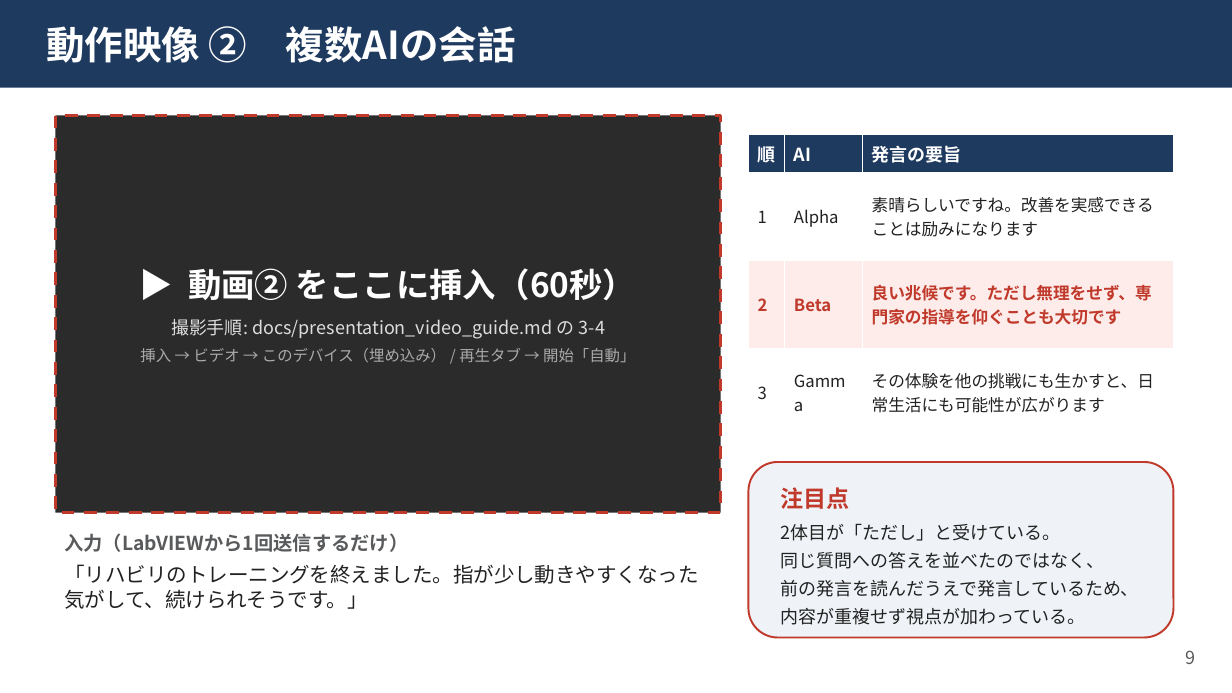
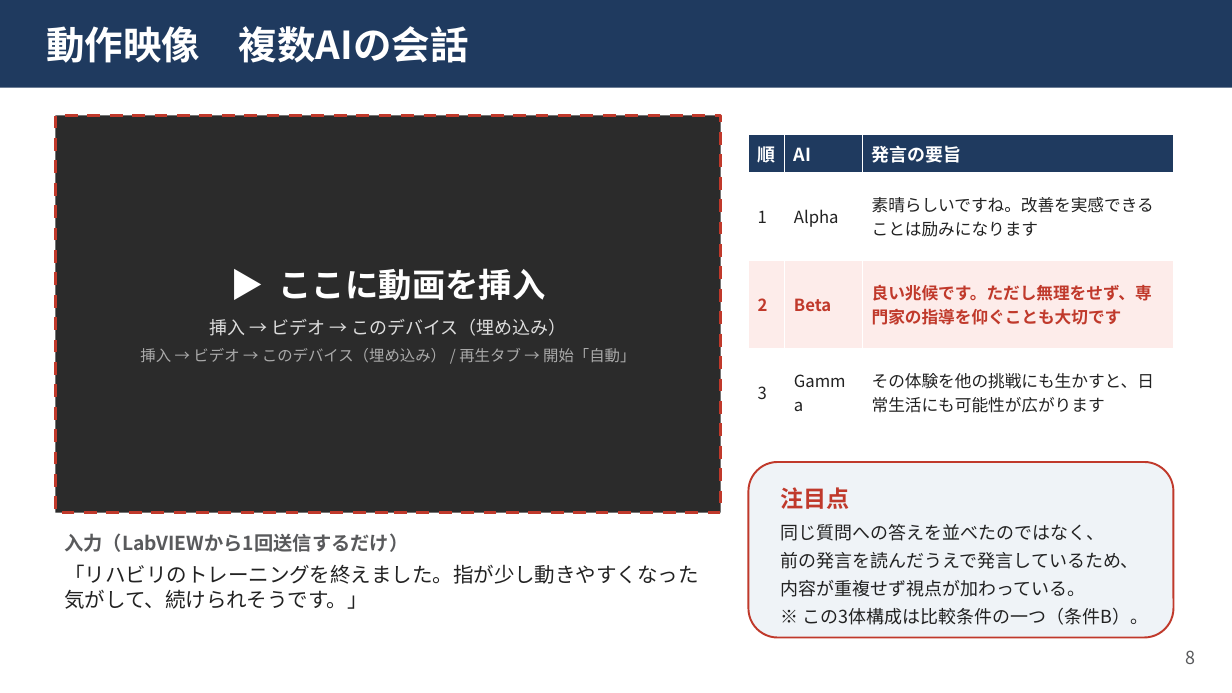
Before and after one commit to kaito3061/Trilogue1, a slide deck: slide 9 of docs/export/中間発表_柴尾.pptx (slide 10 before the commit). Drawn at 1232x693 pixels with LibreOffice and Linux fonts; fonts in the diff are those of the drawing. Boxes give left, top, right and bottom in pixels: in the first picture for what was removed or moved away, otherwise in the second. Text is boxed around its words. In the diff, an @@ line names an element or a change of style, - is before the commit and + after.

```diff
--- a/docs/export/中間発表_柴尾.pptx
+++ b/docs/export/中間発表_柴尾.pptx
@@ text in rectangle at box(46, 26, 469, 63): text changed @@
-動作映像 ② 複数AIの会話
+動作映像 複数AIの会話
@@ text in rectangle at box(209, 268, 566, 336): text changed @@
-▶ 動画② をここに挿入（60秒）
-撮影手順: docs/presentation_video_guide.md の 3-4
+▶ ここに動画を挿入
+挿入 → ビデオ → このデバイス（埋め込み）
@@ text in rounded rectangle at box(780, 523, 1060, 541): paragraph removed @@
-2体目が「ただし」と受けている。
@@ text in rounded rectangle at box(802, 608, 1148, 625): paragraph added @@
+※ この3体構成は比較条件の一つ（条件B）。
@@ text at box(1185, 650, 1195, 664): text changed @@
-9
+8
```
Also in this commit, not shown: 12 other slides changed, 1 slide added, 3 slides removed, 3 other files.
